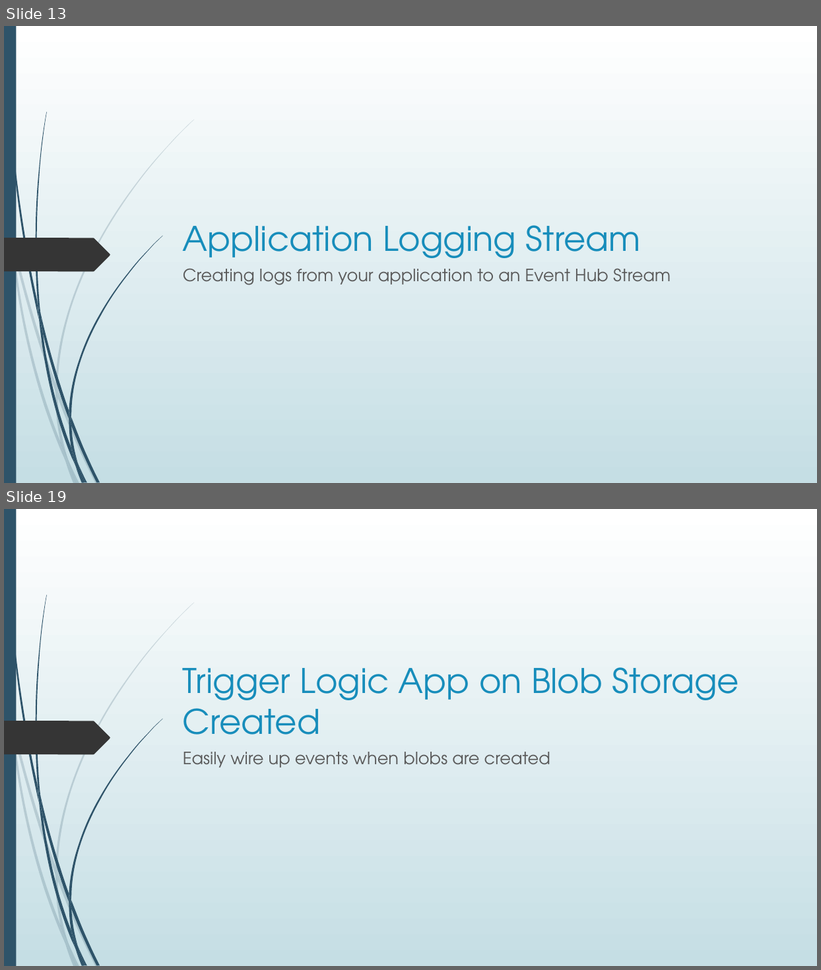
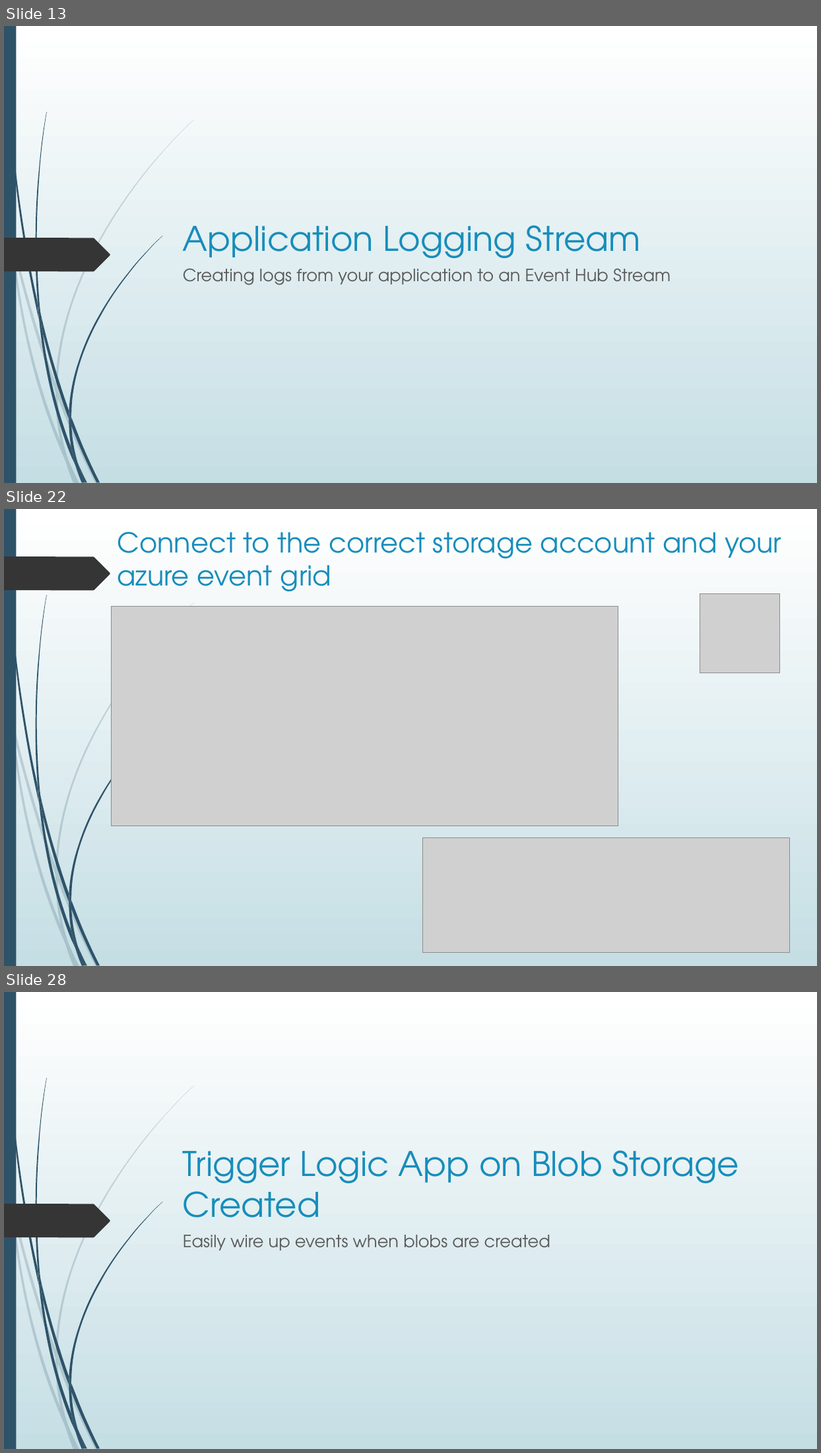
Before and after one commit to blgorman/ServerlessMessagingDemystified, a slide deck: ServerlessMessagingDemystified.pptx. Shown one above the other, each under a label of ours: slides 13 and 19 before the commit, slides 13, 22 and 28 after it; the slides between them are not shown. The pictures are 821x970 and 821x1453 pixels, drawn with LibreOffice and Linux fonts; fonts in the diff are those of the drawing; grey boxes stand for pictures. Boxes give left, top, right and bottom in pixels: in the first picture for what was removed or moved away, otherwise in the second. Text is boxed around its words. In the diff, an @@ line names an element or a change of style, - is before the commit and + after.

```diff
--- a/ServerlessMessagingDemystified.pptx
+++ b/ServerlessMessagingDemystified.pptx
@@ slide 22 added at (x1=4, y1=509, x2=817, y2=966), background gradient #FFFFFF to #C5DEE5; not listed: 23 template elements that a slide beside it also shows @@
@@ title added at (x1=117, y1=531, x2=781, y2=591), 32.4 pt, text #178DBB @@
+Connect to the correct storage account and your azure event grid
@@ freeform shape added at (x1=4, y1=557, x2=110, y2=590), fill #353535 @@
@@ picture added at (x1=111, y1=606, x2=618, y2=826) @@
@@ picture added at (x1=700, y1=593, x2=780, y2=673) @@
@@ picture added at (x1=423, y1=838, x2=789, y2=953) @@
@@ what was slide 19 is now slide 28 @@
```
Also in this commit, not shown: 9 slides changed, 10 other slides added, 11 other files.
